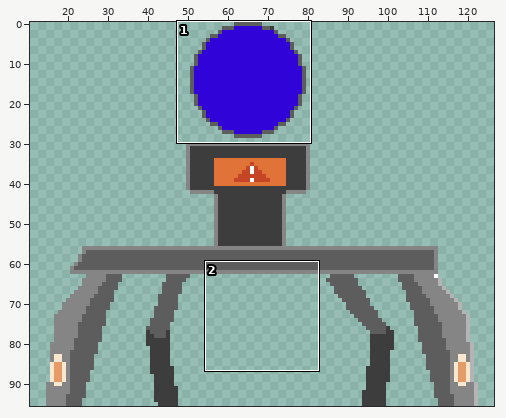
Two states of a pixel-art file, assets/cannon.aseprite. The first picture is a wide view before the edit; the outline marks the close-up.
Close-up. First the earlier version:
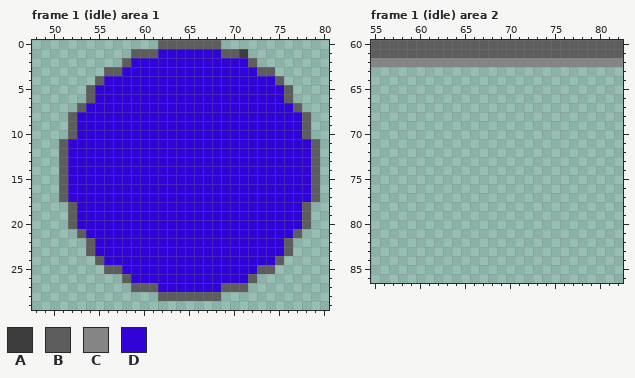
128x96 pixels, 1 frame. Shown: frame 1 (idle) area 1: x 48..80, y 0..29; frame 1 (idle) area 2: x 55..82, y 60..86. The wide view leaves out empty margins. The commit also changed other frames or places, which this record leaves out.
Visible layers, top first: "Layer 2", "Layer 1".
Palette (. is transparent): A #3d3d3d  B #5d5d5d  C #858585  D #3003d9
Pixels before, frame 1 (idle) area 1, first column x 51:
 0 ...........BBBBBBB...........
 1 ........BBBDDDDDDDBBA........
 2 .......BDDDDDDDDDDDDDB.......
 3 .....BBDDDDDDDDDDDDDDDBB.....
 4 ....BDDDDDDDDDDDDDDDDDDDB....
 5 ...BDDDDDDDDDDDDDDDDDDDDDB...
 6 ...BDDDDDDDDDDDDDDDDDDDDDB...
 7 ..BDDDDDDDDDDDDDDDDDDDDDDDB..
 8 .BDDDDDDDDDDDDDDDDDDDDDDDDDB.
 9 .BDDDDDDDDDDDDDDDDDDDDDDDDDB.
10 .BDDDDDDDDDDDDDDDDDDDDDDDDDB.
11 BDDDDDDDDDDDDDDDDDDDDDDDDDDDB
12 BDDDDDDDDDDDDDDDDDDDDDDDDDDDB
13 BDDDDDDDDDDDDDDDDDDDDDDDDDDDB
14 BDDDDDDDDDDDDDDDDDDDDDDDDDDDB
15 BDDDDDDDDDDDDDDDDDDDDDDDDDDDB
16 BDDDDDDDDDDDDDDDDDDDDDDDDDDDB
17 BDDDDDDDDDDDDDDDDDDDDDDDDDDDB
18 .BDDDDDDDDDDDDDDDDDDDDDDDDDB.
19 .BDDDDDDDDDDDDDDDDDDDDDDDDDB.
20 .BDDDDDDDDDDDDDDDDDDDDDDDDDB.
21 ..BDDDDDDDDDDDDDDDDDDDDDDDB..
22 ...BDDDDDDDDDDDDDDDDDDDDDB...
23 ...BDDDDDDDDDDDDDDDDDDDDDB...
24 ....BDDDDDDDDDDDDDDDDDDDB....
25 .....BBDDDDDDDDDDDDDDDBB.....
26 .......BDDDDDDDDDDDDDB.......
27 ........BBBDDDDDDDBBB........
28 ...........BBBBBBB...........
Pixels before, frame 1 (idle) area 2, first column x 55:
60 BBBBBBBBBBBBBBBBBBBBBBBBBBBB
61 BBBBBBBBBBBBBBBBBBBBBBBBBBBB
62 CCCCCCCCCCCCCCCCCCCCCCCCCCCC
The result:
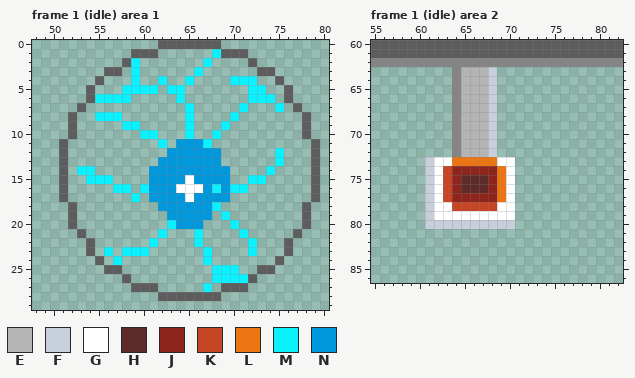
Colours new in this view: E #b4b4b4  F #c7cfdd  G #ffffff  H #5d2c28  J #8e251d  K #c64524  L #ed7614  M #0cf1ff  N #0098dc
The exact change:
layer "Layer 3" added
Frame 1 (idle) area 1, layers "Layer 2", "Layer 3", "Layer 1":
y 1: x 62..68 DDDDDDD -> ......M; x 71 A -> B
y 2: x 59..71 DDDDDDDDDDDDD -> M.......M....
y 3: x 58..72 DDDDDDDDDDDDDDD -> .M......M......
y 4: x 56..74 DDDDDDDDDDDDDDDDDDD -> ...M..M..M....MMM..
y 5: x 55..75 DDDDDDDDDDDDDDDDDDDDD -> ...MMMM.MM.......MM..
y 6: x 55..75 DDDDDDDDDDDDDDDDDDDDD -> MMMM.....M.......MMM.
y 7: x 54..76 DDDDDDDDDDDDDDDDDDDDDDD -> ...........M.....M...M.
y 8: x 53..77 DDDDDDDDDDDDDDDDDDDDDDDDD -> ..MMM.......M....M.......
y 9: x 53..77 DDDDDDDDDDDDDDDDDDDDDDDDD -> .....MM.....M...M........
y 10: x 53..77 DDDDDDDDDDDDDDDDDDDDDDDDD -> .......MM...M..M.........
y 11: x 52..78 DDDDDDDDDDDDDDDDDDDDDDDDDDD -> ..........M.NNNM...........
y 12: x 52..78 DDDDDDDDDDDDDDDDDDDDDDDDDDD -> ...........NNNNNN......M...
y 13: x 52..78 DDDDDDDDDDDDDDDDDDDDDDDDDDD -> ..........NNNNNNN......M...
y 14: x 52..78 DDDDDDDDDDDDDDDDDDDDDDDDDDD -> .MM......NNNNNNNNN....M....
y 15: x 52..78 DDDDDDDDDDDDDDDDDDDDDDDDDDD -> ..MMM....NNNNGNNNN..MM.....
y 16: x 52..78 DDDDDDDDDDDDDDDDDDDDDDDDDDD -> .....MM.MNNNGGGNMNMM.......
y 17: x 52..78 DDDDDDDDDDDDDDDDDDDDDDDDDDD -> .......M.NNNNGNNNN.........
y 18: x 53..77 DDDDDDDDDDDDDDDDDDDDDDDDD -> .........NNNNNNM.........
y 19: x 53..77 DDDDDDDDDDDDDDDDDDDDDDDDD -> ..........NNNNN.M........
y 20: x 53..77 DDDDDDDDDDDDDDDDDDDDDDDDD -> ..........MNNN...M.......
y 21: x 54..76 DDDDDDDDDDDDDDDDDDDDDDD -> ........M...M....M.....
y 22: x 55..75 DDDDDDDDDDDDDDDDDDDDD -> ......M....M.....M...
y 23: x 55..75 DDDDDDDDDDDDDDDDDDDDD -> .M.MMM......M....M...
y 24: x 56..74 DDDDDDDDDDDDDDDDDDD -> .M.........M.......
y 25: x 58..72 DDDDDDDDDDDDDDD -> ..........MMM..
y 26: x 59..71 DDDDDDDDDDDDD -> .........MMMM
y 27: x 62..68 DDDDDDD -> .....M.
Frame 1 (idle) area 2, layer "Layer 1":
y 63..72: x 64..68 ..... -> CEEEF
y 73: x 61..70 .......... -> FGGLLLLLGG
y 74: x 61..70 .......... -> FGKJJJJJLG
y 75..76: x 61..70 .......... -> FGKJHHHJLG
y 77: x 61..70 .......... -> FGKJJJJJLG
y 78: x 61..70 .......... -> FGGKKKKKGG
y 79: x 61..70 .......... -> FGGGGGGGGG
y 80: x 61..70 .......... -> FFFFFFFFFF
Changed places in both close-ups, as pixel boxes (x1, y1, x2, y2):
changed: (68, 49, 311, 292)
added: (425, 67, 515, 229)
